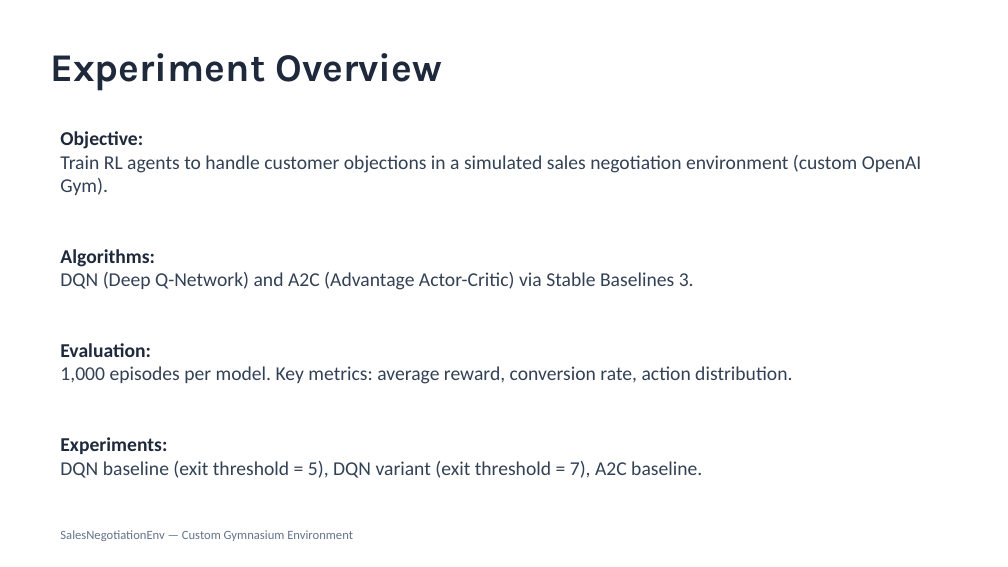
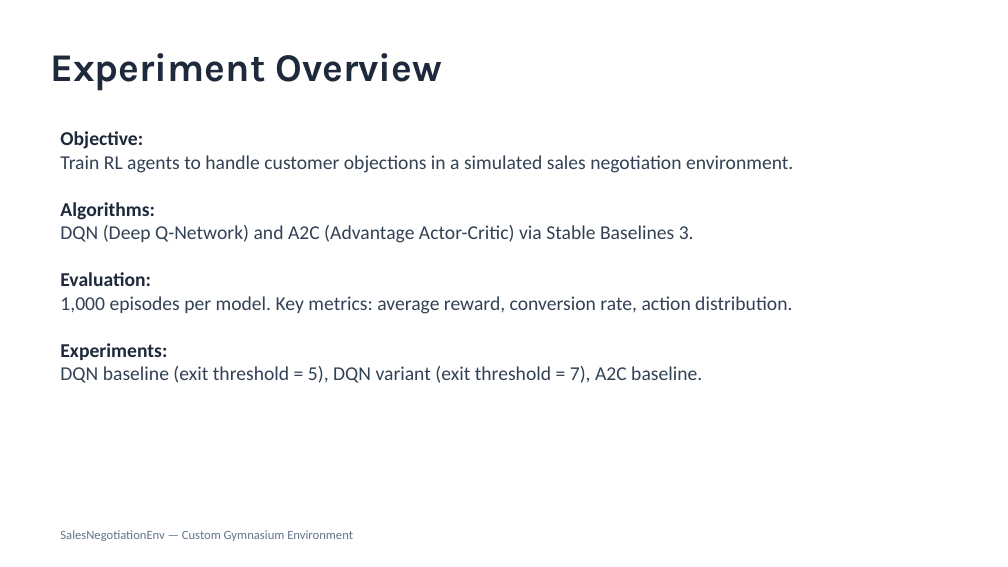
Before and after one commit to FitMAnalytics/RL_SalesTalk_Explore, a slide deck: slide 2 of experiment_report_0312.pptx. Drawn at 1008x567 pixels with LibreOffice and Linux fonts; fonts in the diff are those of the drawing. Boxes give left, top, right and bottom in pixels: in the first picture for what was removed or moved away, otherwise in the second. Text is boxed around its words. In the diff, an @@ line names an element or a change of style, - is before the commit and + after.

```diff
--- a/experiment_report_0312.pptx
+++ b/experiment_report_0312.pptx
@@ text at box(60, 155, 793, 173): text changed @@
-Train RL agents to handle customer objections in a simulated sales negotiation environment (custom OpenAI Gym).
+Train RL agents to handle customer objections in a simulated sales negotiation environment.
```
Also in this commit, not shown: 1 other slide changed, 1 slide added, 2 other files.
